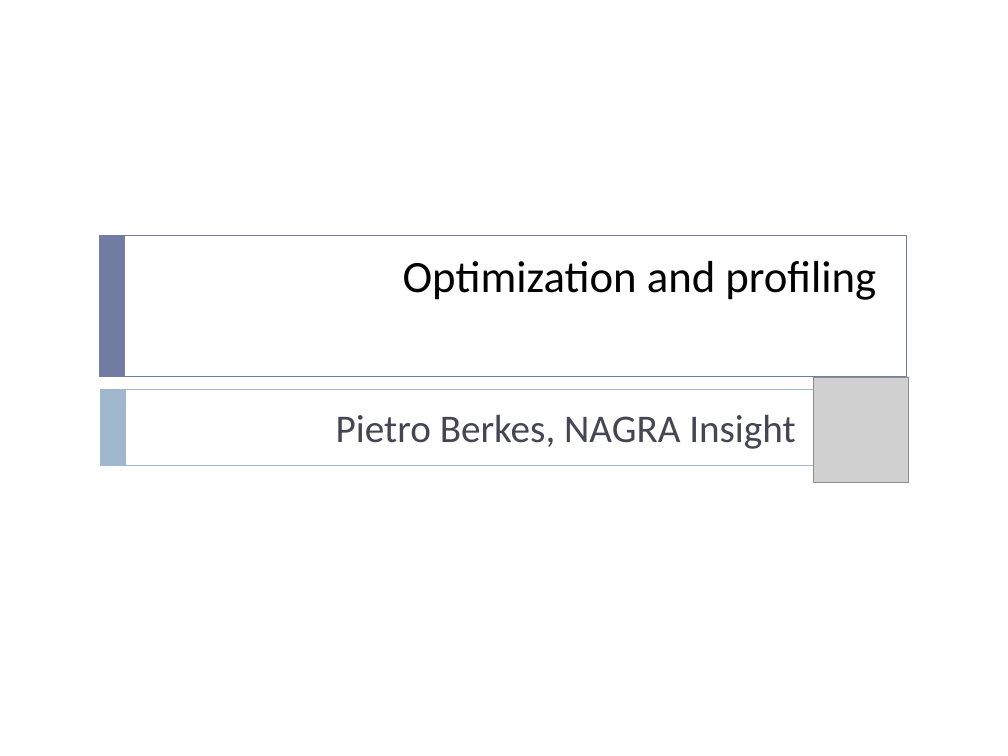
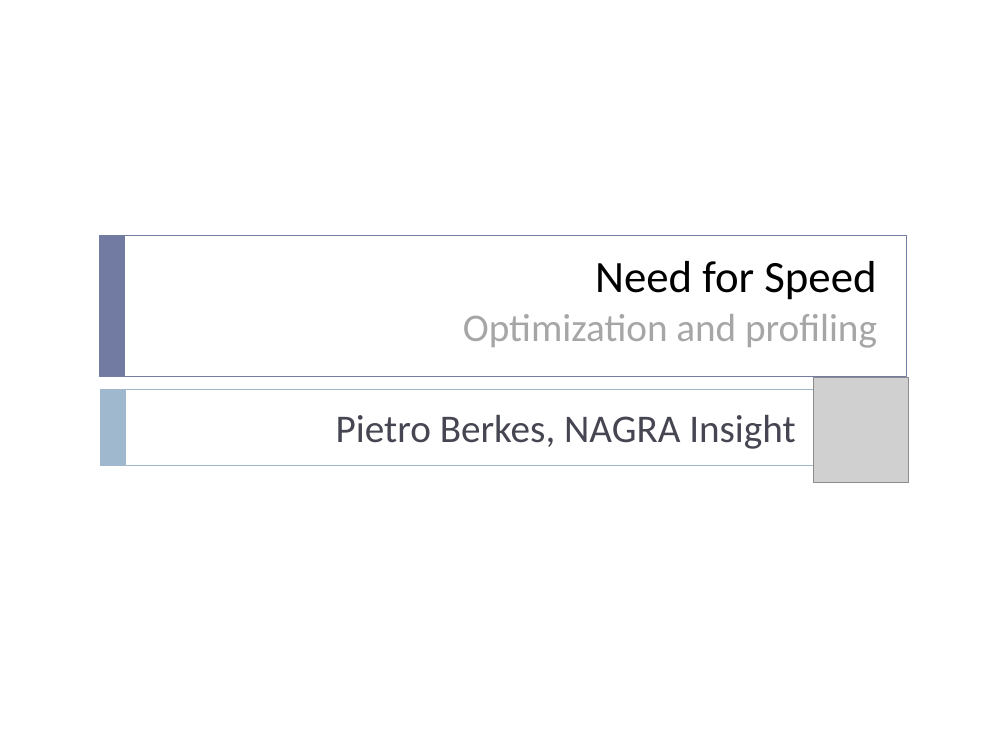
Before and after one commit to ASPP/testing_debugging_profiling, a slide deck: slide 1 of profiling.pptx. Drawn at 1008x756 pixels with LibreOffice and Linux fonts; fonts in the diff are those of the drawing; grey boxes stand for pictures. Boxes give left, top, right and bottom in pixels: in the first picture for what was removed or moved away, otherwise in the second. Text is boxed around its words. In the diff, an @@ line names an element or a change of style, - is before the commit and + after.

```diff
--- a/profiling.pptx
+++ b/profiling.pptx
@@ title at (463, 261, 877, 348): text changed; size 32 to 28 pt; text colour #000000 to #A6A6A6 @@
-Optimization and profiling
+Need for Speed
+Optimization and profiling
```
Also in this commit, not shown: 19 other slides changed.
